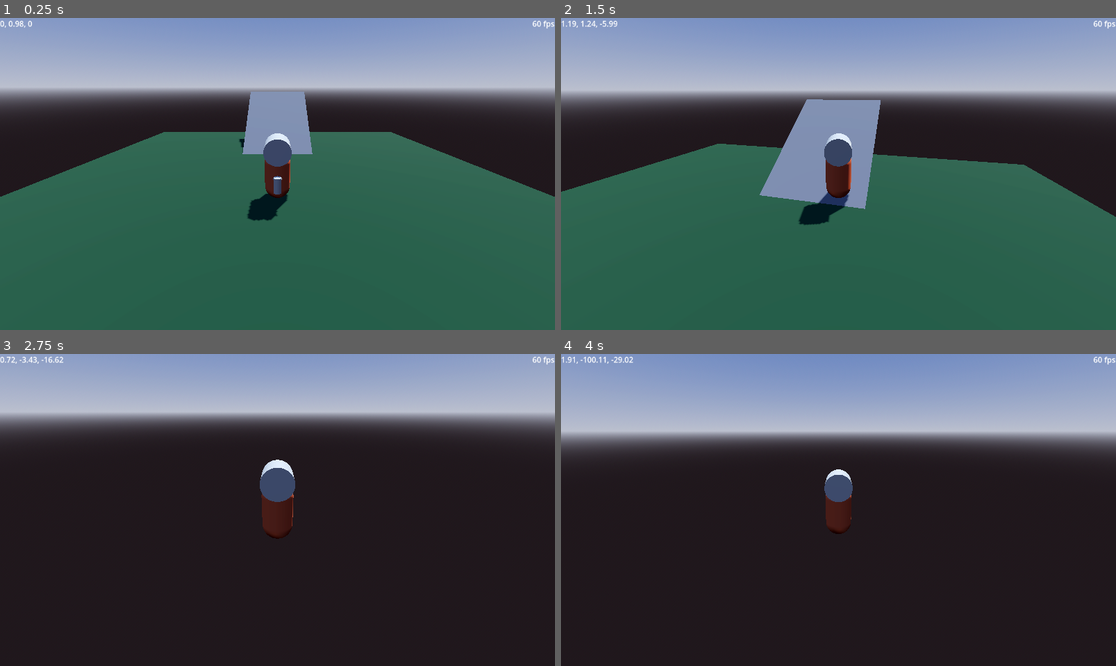
Above: before the commit, frames 1-4 (two rows, left to right).
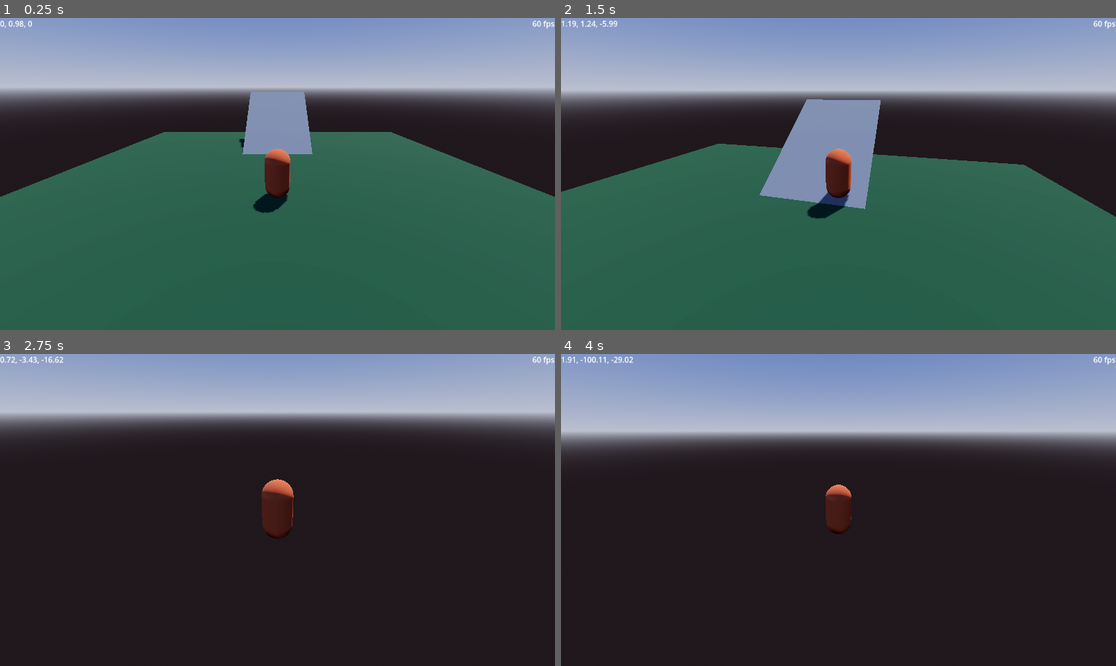
Above: after the commit, the same moments.

Repository: Grantallkotten/my-game
Game: Godot game, scene res://scene.tscn
Same seed, same stepped clock (60 frames per second), same inputs: the game is played once before the commit and once after it.
Inputs (mouse positions are in pixels of both pictures, inside the frame that each line leads up to):
- Up to frame 1 (0.25 s): no input
- Up to frame 2 (1.5 s): tap Enter at 0.5 s; move the mouse to (866, 174) at 0.52 s; press the mouse at (866, 174) at 0.53 s; hold W (move_forward) from 0.53 s (still down); tap Space (jump) at 0.77 s; move the mouse to (810, 174) at 1.27 s; release the mouse at (810, 174) at 1.28 s; click (810, 174) at 1.35 s
- Up to frame 3 (2.75 s): keep holding W (move_forward); tap Space (jump) at 1.52 s; move the mouse to (288, 503) at 2.02 s; press the mouse at (288, 503) at 2.03 s
- Up to frame 4 (4 s): keep holding W (move_forward); move the mouse to (832, 516) at 2.77 s; release the mouse at (832, 516) at 2.78 s; click (832, 516) at 2.85 s; tap Space (jump) at 3.02, 3.77 s; move the mouse to (877, 513) at 3.52 s; press the mouse at (877, 513) at 3.53 s

The runs differ from the first frame. In frame 1, 0.7% of the frame differs, in the area x 44-53%, y 36-66%; in frame 2, 0.6%; in frame 3, 0.7%; in frame 4, 0.4%.

Commit message:
Removed dummy mesh

Diff:
--- a/player/player.tscn
+++ b/player/player.tscn
@@ -6,10 +6,6 @@
 
 [sub_resource type="StandardMaterial3D" id="StandardMaterial3D_ph5yk"]
 albedo_color = Color(0.629601, 0.257962, 0.130325, 1)
-
-[sub_resource type="CylinderMesh" id="CylinderMesh_12i0d"]
-
-[sub_resource type="CylinderMesh" id="CylinderMesh_tv74r"]
 
 [sub_resource type="ConvexPolygonShape3D" id="ConvexPolygonShape3D_7r8a2"]
 points = PackedVector3Array(-0.125207, -0.532801, -0.480507, 0.0227831, 0.47607, 0.498884, 0.169713, 0.559144, 0.464172 …(924 unchanged characters)…
@@ -20,16 +16,6 @@
 [node name="PlayerMesh" type="MeshInstance3D" parent="."]
 mesh = SubResource("CapsuleMesh_3bcdp")
 surface_material_override/0 = SubResource("StandardMaterial3D_ph5yk")
-
-[node name="ObjMesh" type="MeshInstance3D" parent="PlayerMesh"]
-transform = Transform3D(0.287217, 0, 0, 0, 0.287217, 0, 0, 0, 0.287217, 0, 0, 1)
-mesh = SubResource("CylinderMesh_12i0d")
-skeleton = NodePath("../..")
-
-[node name="ObjMesh2" type="MeshInstance3D" parent="PlayerMesh"]
-transform = Transform3D(1, 0, 0, 0, -2.18557e-08, -1, 0, 0.5, -4.37114e-08, 0, 1, 0)
-mesh = SubResource("CylinderMesh_tv74r")
-skeleton = NodePath("../..")
 
 [node name="MeshCollision" type="CollisionShape3D" parent="."]
 shape = SubResource("ConvexPolygonShape3D_7r8a2")
Not shown: 1 places in player/player.tscn that only renumber resources
